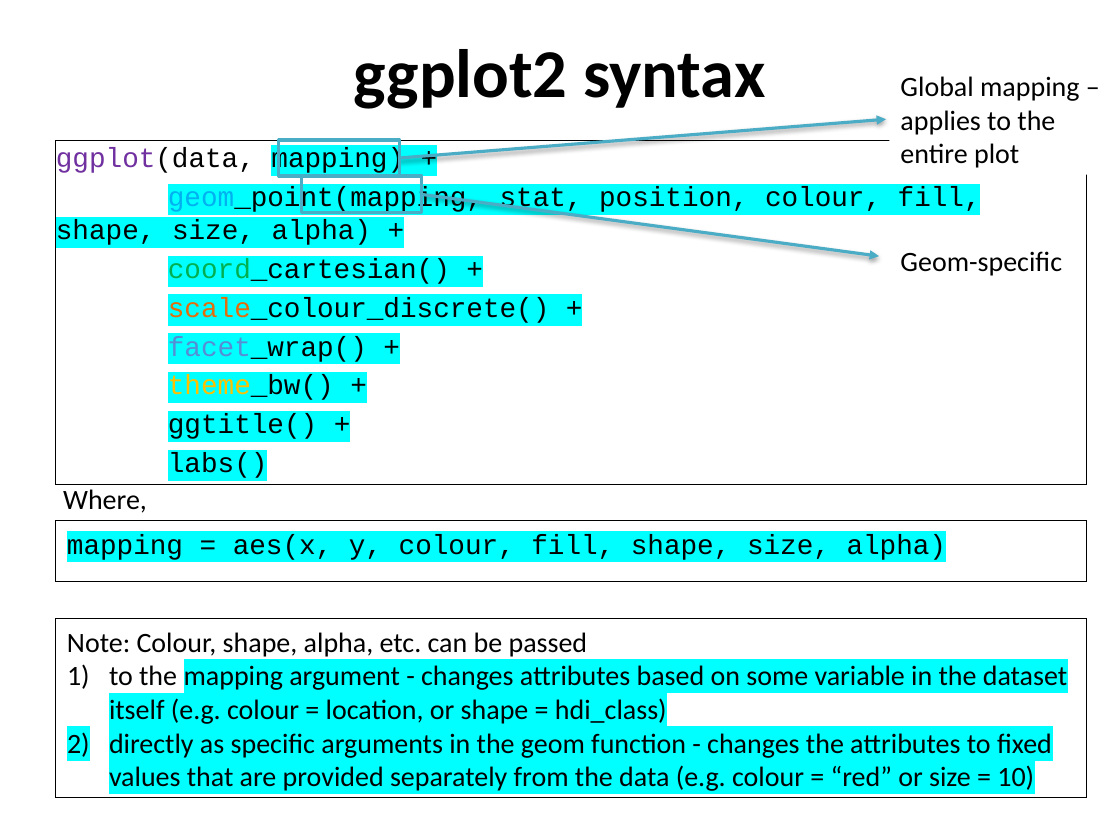
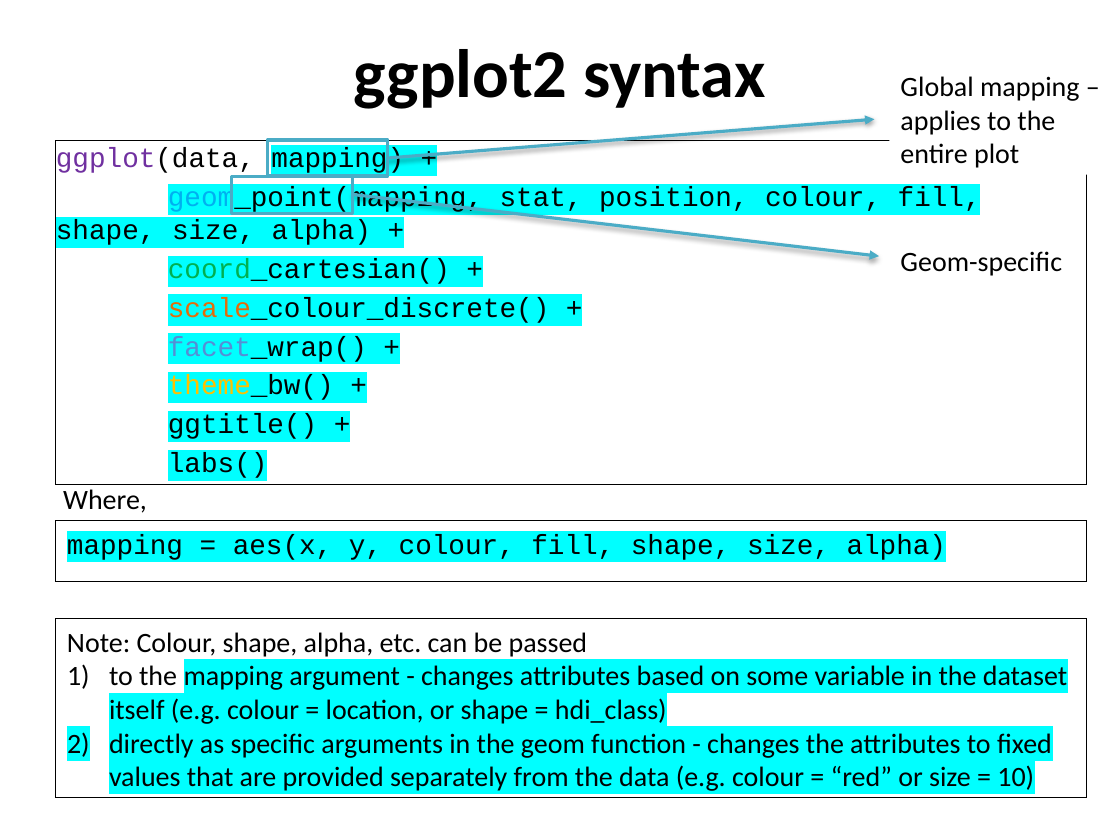
Before and after one commit to sraorao/data_analysis_visualisation_R_MT2023, a slide deck: slide 8 of powerpoint files/Session2.pptx. Drawn at 1120x840 pixels with LibreOffice and Linux fonts; fonts in the diff are those of the drawing. Boxes give left, top, right and bottom in pixels: in the first picture for what was removed or moved away, otherwise in the second. Text is boxed around its words. In the diff, an @@ line names an element or a change of style, - is before the commit and + after.

```diff
--- a/powerpoint files/Session2.pptx
+++ b/powerpoint files/Session2.pptx
@@ rectangle: place and size @@
-rectangle at (279,140,400,176)
+rectangle at (268,140,389,176)
@@ freeform shape: place and size @@
-freeform shape at (398,120,886,159)
+freeform shape at (386,120,875,159)
@@ rectangle: place and size @@
-rectangle at (301,176,422,213)
+rectangle at (232,177,353,214)
@@ freeform shape: place and size @@
-freeform shape at (422,195,879,256)
+freeform shape at (352,195,878,256)
```
Also in this commit, not shown: 11 other files.
